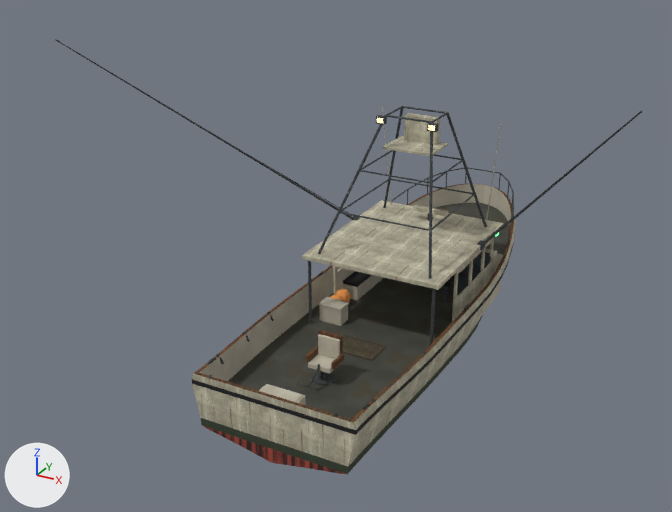
A saved change to the glTF model boat/boat.glb.
Rendered twice from a camera (50 mm lens) standing at (10.34, -22.59, 13.22) and looking at (-1.32, -1.39, 2.61). The axes (+X, +Y, +Z) are drawn at lower left. The lights are the same throughout. The older version comes first. Objects named as collision shapes, trigger or cutter boxes, shadow casters or lower levels of detail are left out.

The first picture shows 'boat', 'chair', 'radar'.
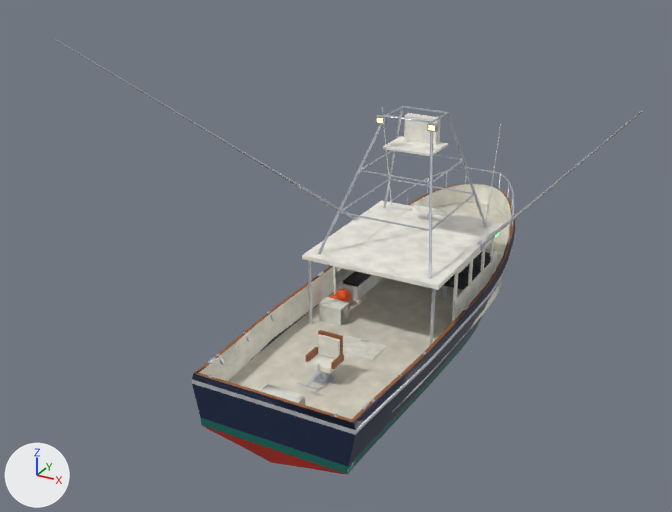
What differs and where, as boxes [x1, y1, x2, y2] in the pictures (672 x 512 px):
'boat', surface changed: [55, 39, 642, 474] in both
'chair', surface changed (lighter): [297, 330, 344, 390] in both
'radar', surface changed (yellow to white): [413, 205, 448, 217] in both

Edits to the bpy script that builds the scene:
```text
Add img_paint_hatch:
    img_paint_hatch = load_image('paint_hatch', '_unpacked/paint_hatch', 128, 128, 'sRGB')
Add img_paint_steel:
    img_paint_steel = load_image('paint_steel', '_unpacked/paint_steel', 128, 128, 'sRGB')
Add img_paint_house:
    img_paint_house = load_image('paint_house', '_unpacked/paint_house', 128, 128, 'sRGB')
Add img_paint_inside:
    img_paint_inside = load_image('paint_inside', '_unpacked/paint_inside', 128, 128, 'sRGB')
Add img_paint_deck:
    img_paint_deck = load_image('paint_deck', '_unpacked/paint_deck', 128, 128, 'sRGB')
Add img_paint_liner:
    img_paint_liner = load_image('paint_liner', '_unpacked/paint_liner', 128, 128, 'sRGB')
Add img_paint_rubrail:
    img_paint_rubrail = load_image('paint_rubrail', '_unpacked/paint_rubrail', 128, 128, 'sRGB')
Add img_paint_topsides:
    img_paint_topsides = load_image('paint_topsides', '_unpacked/paint_topsides', 128, 128, 'sRGB')
Change mat_topsides:
    mat_topsides.texture: img_house_white -> img_paint_topsides
    mat_topsides.roughness: 0.95 -> 0.3
Change mat_rubrail:
    mat_rubrail.texture: img_rubber -> img_paint_rubrail
    mat_rubrail.metallic: 0.0 -> 0.5
    mat_rubrail.roughness: 0.95 -> 0.3
Change mat_liner:
    mat_liner.texture: img_boot_white -> img_paint_liner
    mat_liner.roughness: 0.95 -> 0.45
Change mat_deck:
    mat_deck.texture: img_m_canvas -> img_paint_deck
    mat_deck.roughness: 0.95 -> 0.85
Change mat_inside:
    mat_inside.texture: img_boot_white -> img_paint_inside
    mat_inside.roughness: 0.95 -> 0.55
Change mat_house:
    mat_house.texture: img_house_white -> img_paint_house
    mat_house.roughness: 0.95 -> 0.35
Change mat_steel:
    mat_steel.texture: img_m_steel -> img_paint_steel
    mat_steel.metallic: 0.0 -> 0.6
    mat_steel.roughness: 0.95 -> 0.3
Change mat_hatch:
    mat_hatch.texture: img_floor_plate -> img_paint_hatch
    mat_hatch.roughness: 0.95 -> 0.6
```
